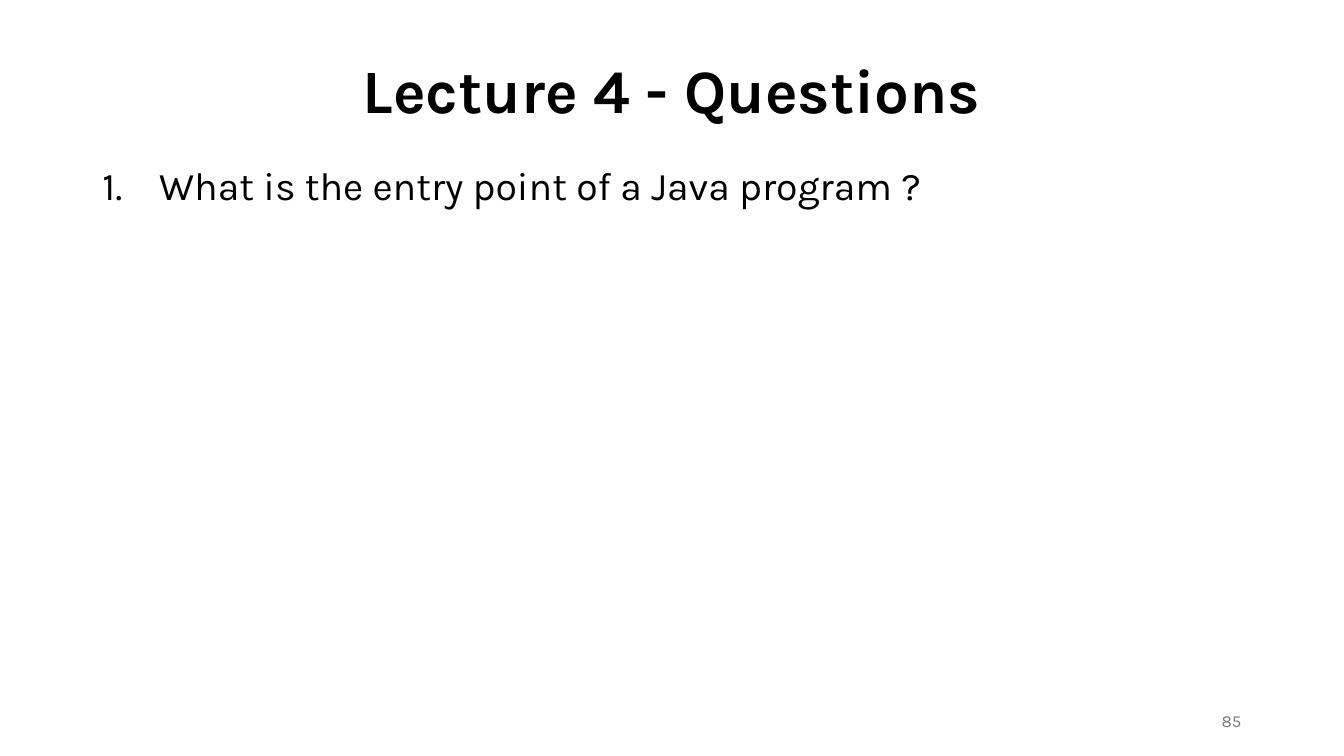
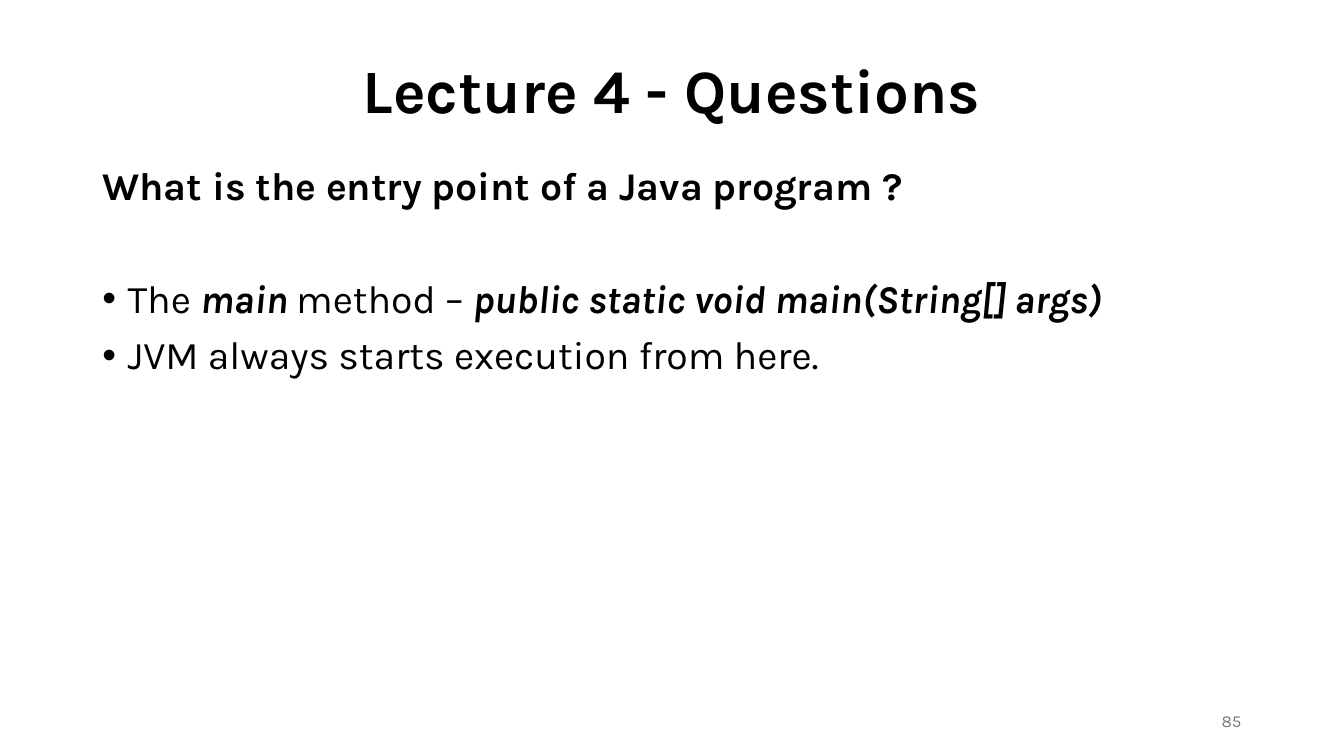
Before and after one commit to shubham-singh-12/Notes, a slide deck: slide 85 of Java with DSA.pptx. Drawn at 1344x756 pixels with LibreOffice and Linux fonts; fonts in the diff are those of the drawing. Boxes give left, top, right and bottom in pixels: in the first picture for what was removed or moved away, otherwise in the second. Text is boxed around its words. In the diff, an @@ line names an element or a change of style, - is before the commit and + after.

```diff
--- a/Java with DSA.pptx
+++ b/Java with DSA.pptx
@@ text at (x1=102, y1=172, x2=873, y2=210): bold on in "What is the entry point of a ..."; bullet 1. to none @@
@@ text at (x1=128, y1=282, x2=1102, y2=379): paragraphs added @@
+• The main method – public static void main(String[] args)
+• JVM always starts execution from here.
```
Also in this commit, not shown: 12 other slides changed, 97 slides added.
